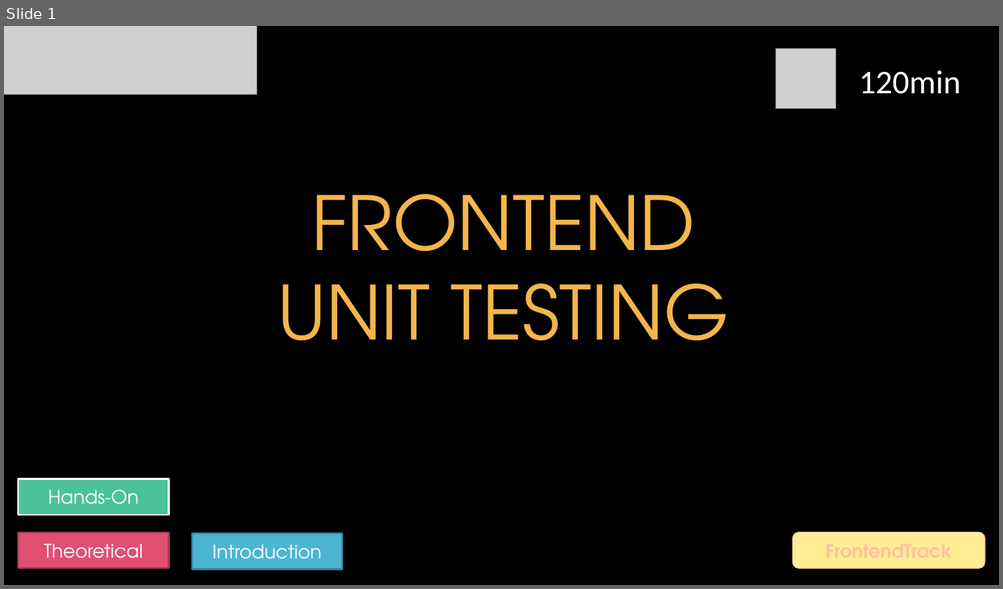
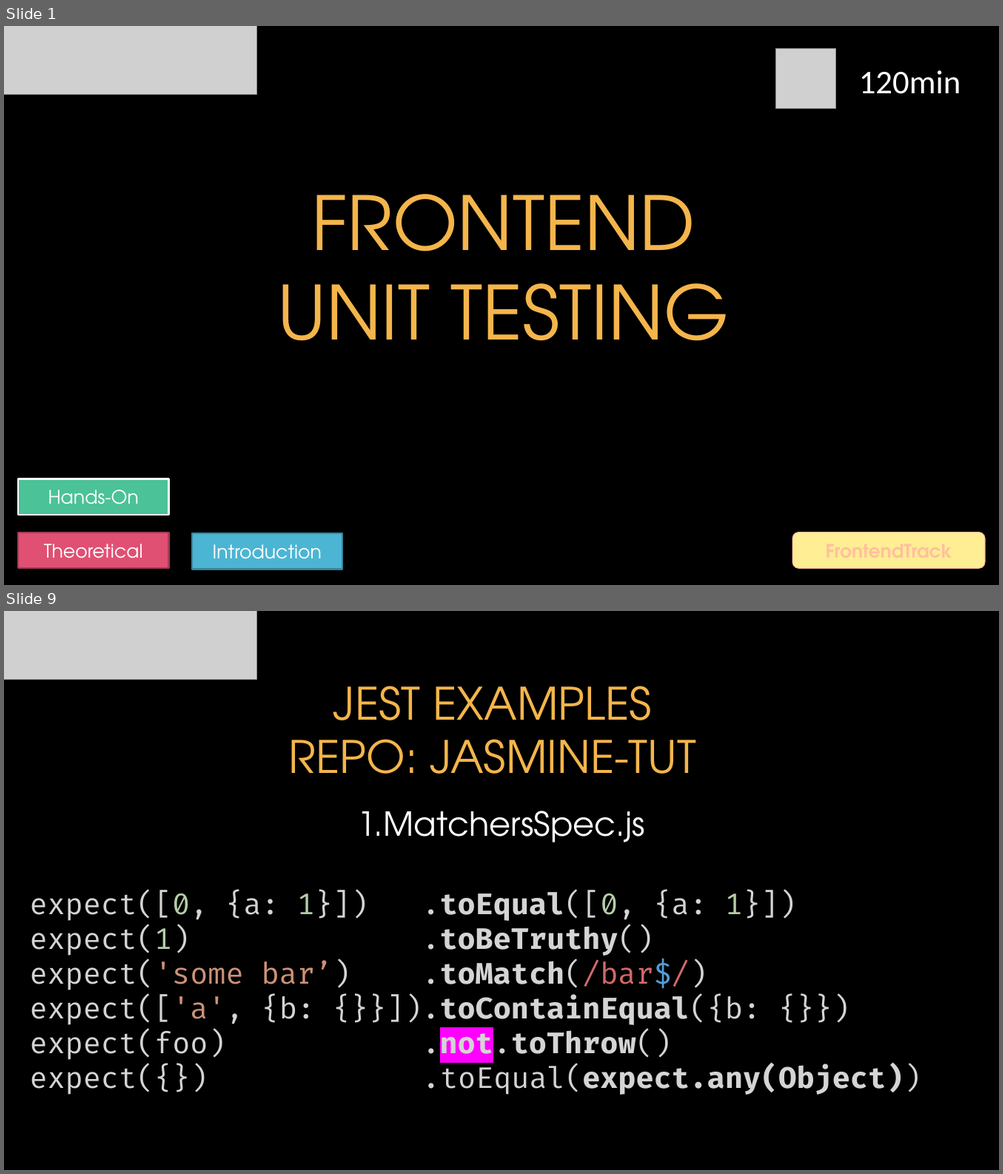
Before and after one commit to itenium-be/Frontend-UnitTesting, a slide deck: Frontend-UnitTesting.pptx. Shown one above the other, each under a label of ours: slide 1 before the commit, slides 1 and 9 after it; the slides between them are not shown. The pictures are 1003x589 and 1003x1174 pixels, drawn with LibreOffice and Linux fonts; fonts in the diff are those of the drawing; grey boxes stand for pictures; background and template pictures are left out. Boxes give left, top, right and bottom in pixels: in the first picture for what was removed or moved away, otherwise in the second. Text is boxed around its words. In the diff, an @@ line names an element or a change of style, - is before the commit and + after.

Commit message:
update pptx - part 1 Jest

```diff
--- a/Frontend-UnitTesting.pptx
+++ b/Frontend-UnitTesting.pptx
@@ slide 9 added at (4,611,999,1170), background picture (left out) @@
@@ picture added at (4,611,256,680) @@
@@ title added at (289,686,696,774), 43.2 pt, text #F4B54B @@
+JEST EXAMPLES
+REPO: JASMINE-TUT
@@ text added at (358,811,645,843), 32 pt, text #FFFFFF @@
+1.MatchersSpec.js
@@ text added at (30,891,921,1095), 28 pt, text #D4D4D4 @@
+expect([0, {a: 1}]) .toEqual([0, {a: 1}])
+expect(1) .toBeTruthy()
+expect('some bar’) .toMatch(/bar$/)
+expect(['a', {b: {}}]).toContainEqual({b: {}})
+expect(foo) .not.toThrow()
+expect({}) .toEqual(expect.any(Object))
```
Also in this commit, not shown: 1 slide changed, 23 other slides added.
